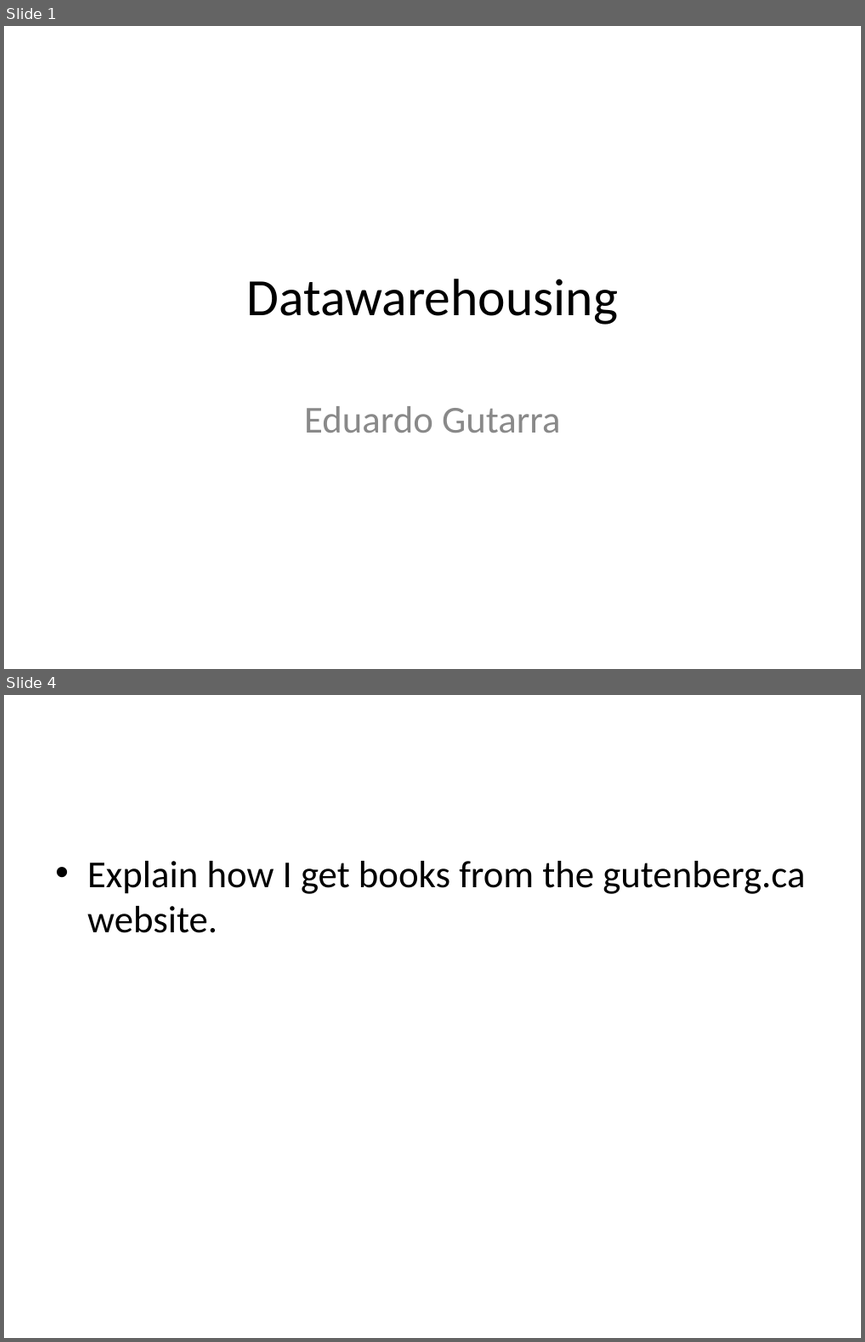
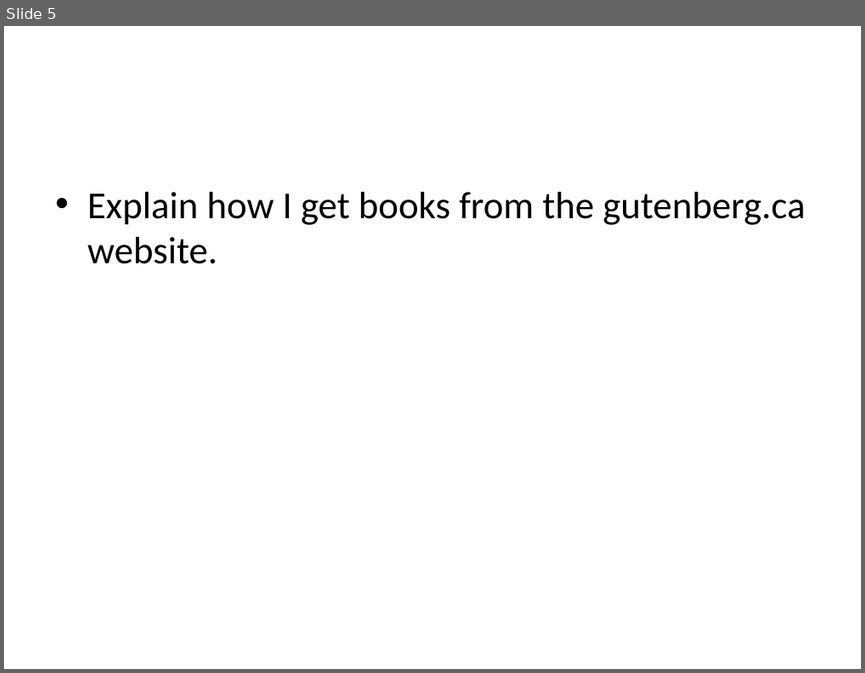
Before and after one commit to edvelezg/unb-dw, a slide deck: project/Presentation/Datawarehousing.ppt. Shown one above the other, each under a label of ours: slides 1 and 4 before the commit, slide 5 after it; the slides between them are not shown. The pictures are 865x1342 and 865x673 pixels, drawn with LibreOffice and Linux fonts; fonts in the diff are those of the drawing. Boxes give left, top, right and bottom in pixels: in the first picture for what was removed or moved away, otherwise in the second. Text is boxed around its words. In the diff, an @@ line names an element or a change of style, - is before the commit and + after.

```diff
--- a/project/Presentation/Datawarehousing.ppt
+++ b/project/Presentation/Datawarehousing.ppt
@@ slide 1 removed at <box>4,26,861,669</box>, background #FFFFFF @@
@@ title removed at <box>246,278,618,324</box> @@
-Datawarehousing
@@ subtitle removed at <box>304,406,561,432</box> @@
-Eduardo Gutarra
@@ what was slide 4 is now slide 5 @@
```
Also in this commit, not shown: 6 slides changed, 3 slides added.
